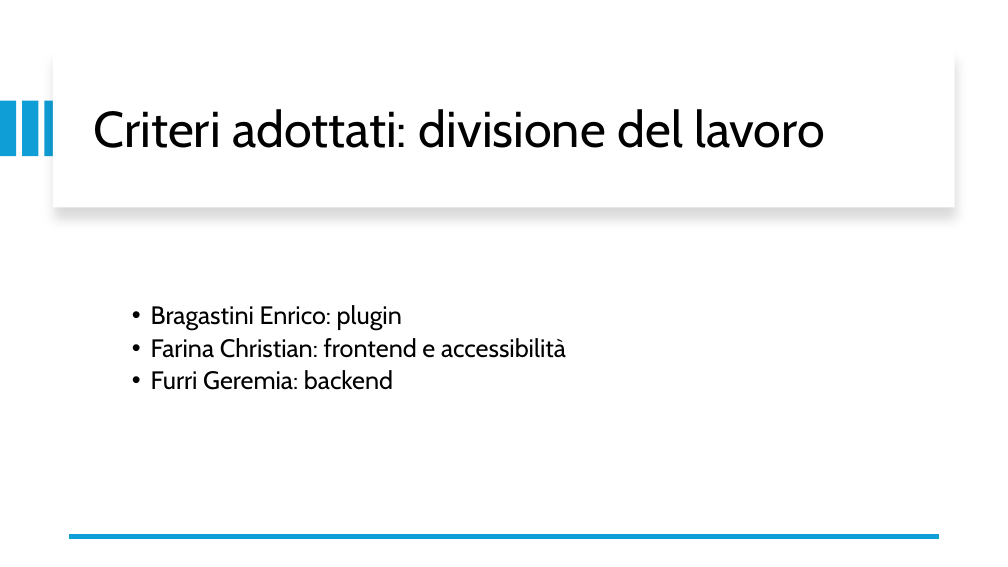
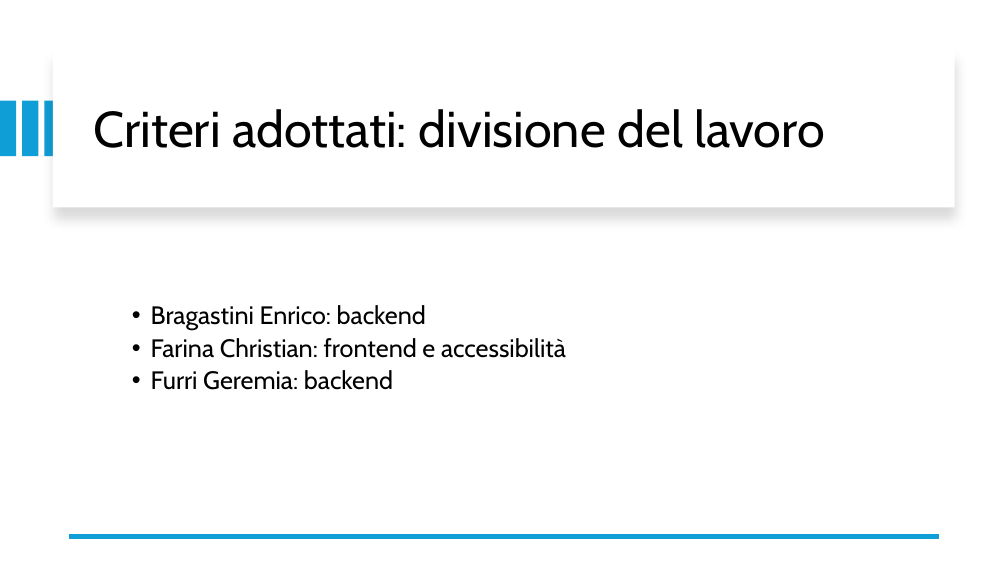
Before and after one commit to FarinaChristian/appDinamiche, a slide deck: slide 3 of slide.pptx. Drawn at 1008x567 pixels with LibreOffice and Linux fonts; fonts in the diff are those of the drawing. Boxes give left, top, right and bottom in pixels: in the first picture for what was removed or moved away, otherwise in the second. Text is boxed around its words. In the diff, an @@ line names an element or a change of style, - is before the commit and + after.

```diff
--- a/slide.pptx
+++ b/slide.pptx
@@ text at bbox=[151, 305, 426, 330]: text changed @@
-  • Bragastini Enrico: plugin
+  • Bragastini Enrico: backend
```
Also in this commit, not shown: 6 other slides changed, 1 slide added.
